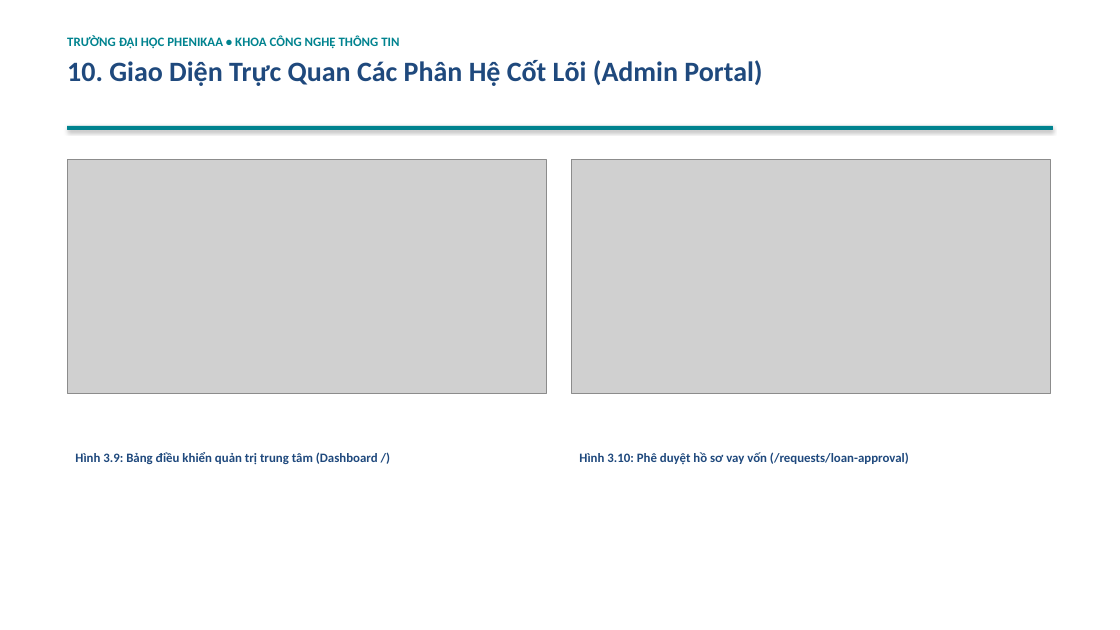
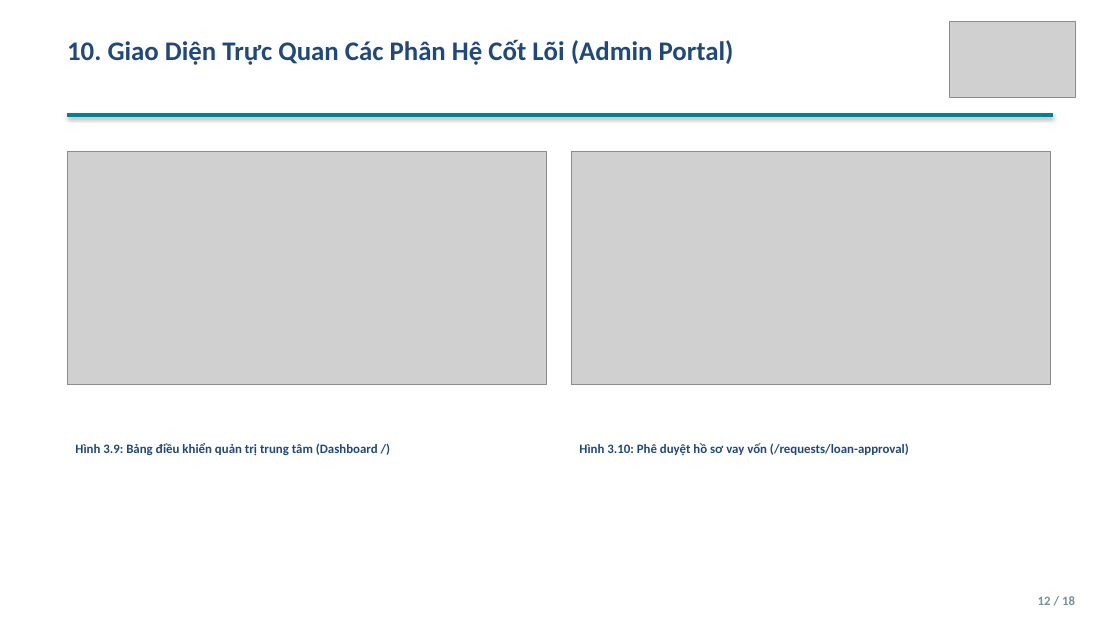
Before and after one commit to ngthanhs1/Kiemthu_MiniBank, a slide deck: slide 12 of docs/presentation/SLIDE_THUYET_TRINH_MINIBANK.pptx. Drawn at 1120x630 pixels with LibreOffice and Linux fonts; fonts in the diff are those of the drawing; grey boxes stand for pictures. Boxes give left, top, right and bottom in pixels: in the first picture for what was removed or moved away, otherwise in the second. Text is boxed around its words. In the diff, an @@ line names an element or a change of style, - is before the commit and + after.

```diff
--- a/docs/presentation/SLIDE_THUYET_TRINH_MINIBANK.pptx
+++ b/docs/presentation/SLIDE_THUYET_TRINH_MINIBANK.pptx
@@ picture added at box(949, 21, 1075, 97) @@
@@ text at box(67, 35, 399, 49): paragraph removed @@
-TRƯỜNG ĐẠI HỌC PHENIKAA • KHOA CÔNG NGHỆ THÔNG TIN
@@ text "10. Giao Diện Trực Quan ..." at box(67, 39, 734, 65): size 24 to 23 pt; less space between paragraphs @@
@@ rectangle: place and size @@
-rectangle at box(67, 126, 1053, 129)
+rectangle at box(67, 113, 1053, 117)
@@ 2 pictures, 2 texts: place and size @@
-2 pictures, 2 texts at box(67, 160, 1050, 464)
+2 pictures, 2 texts at box(67, 151, 1050, 455)
@@ text added at box(1038, 596, 1075, 605), 11 pt, text #78909C, bold @@
+12 / 18
```
Also in this commit, not shown: 16 other slides changed, 1 slide added, 13 other files.
